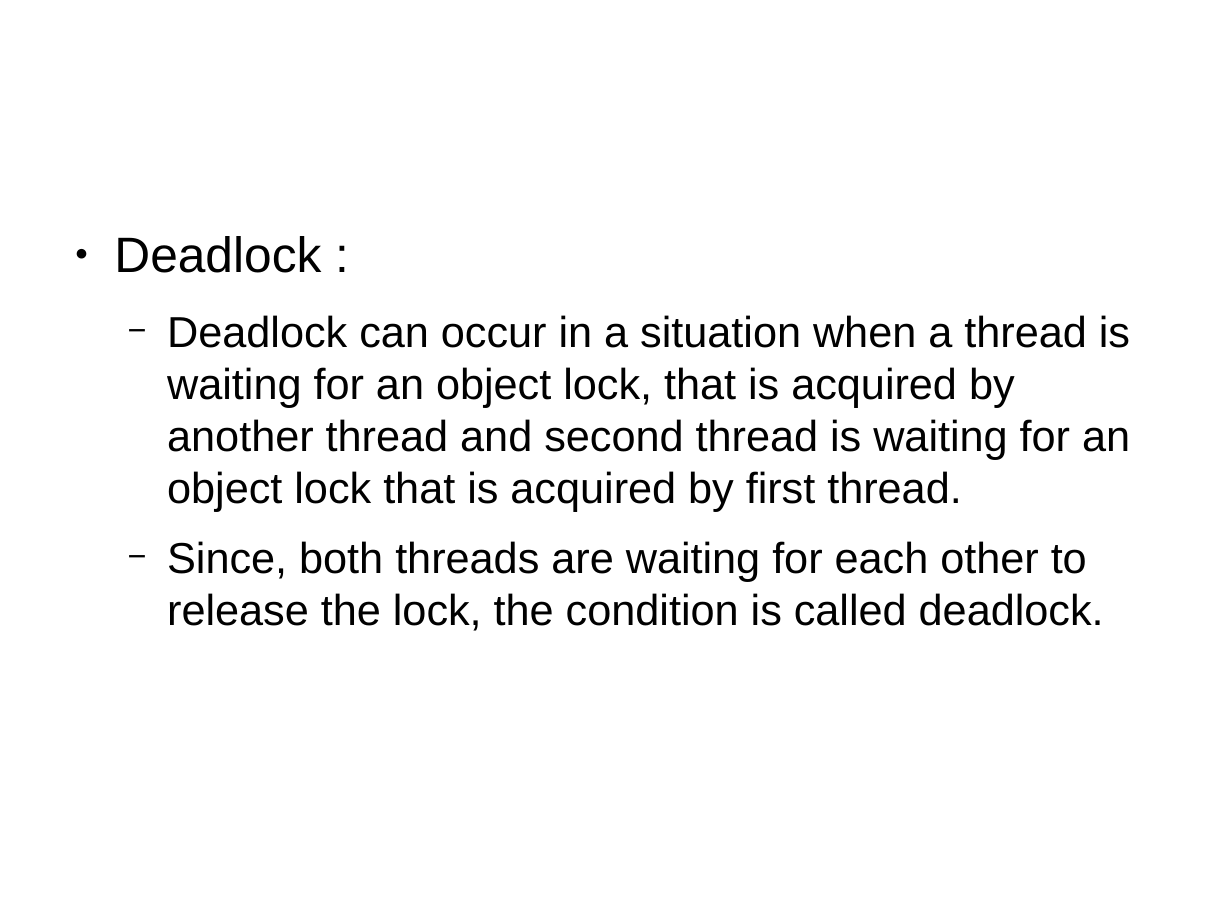
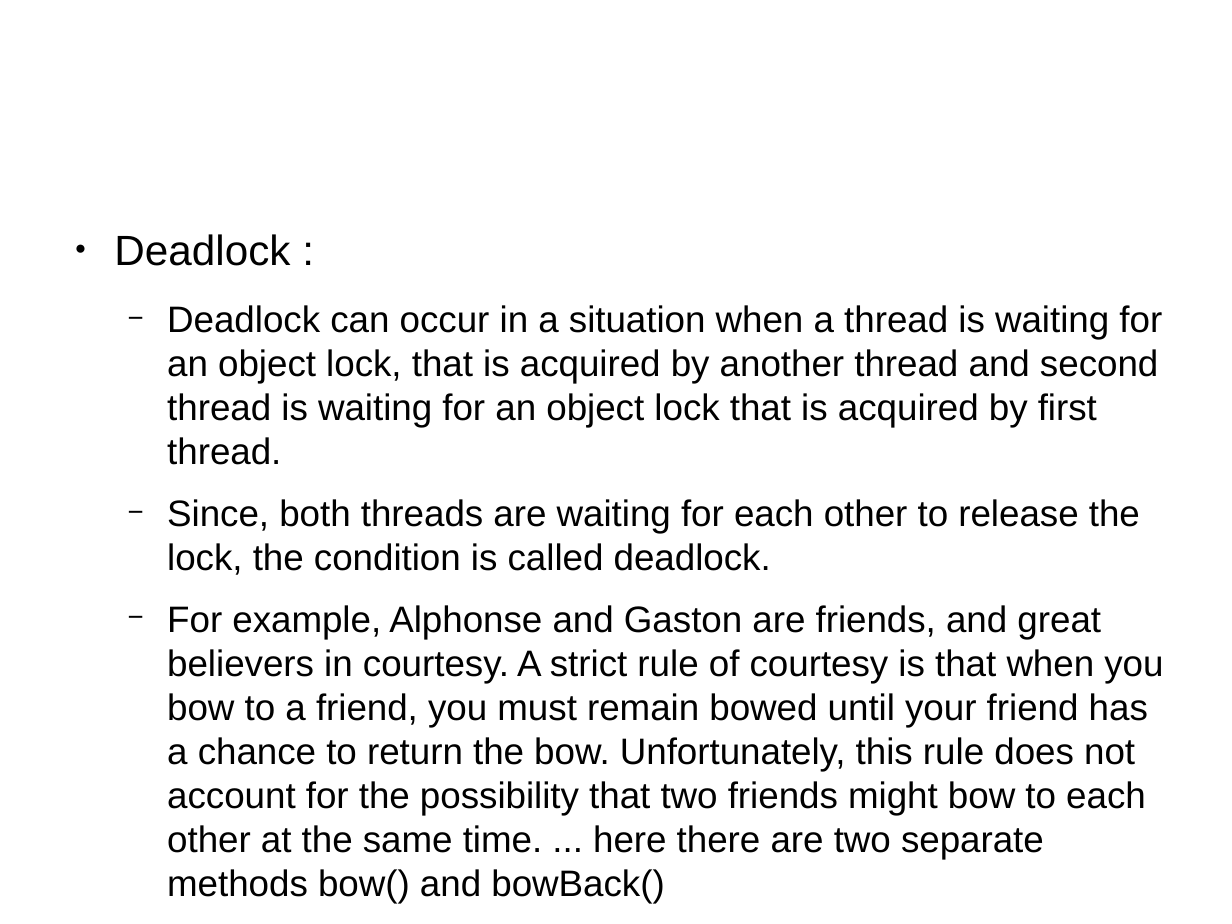
Before and after one commit to shikha-desai/Internship_PreWork, a slide deck: slide 17 of Java/Java_Notes.odp (slide 16 before the commit). Drawn at 1232x924 pixels with LibreOffice and Linux fonts; fonts in the diff are those of the drawing; background and template pictures are left out. Boxes give left, top, right and bottom in pixels: in the first picture for what was removed or moved away, otherwise in the second. Text is boxed around its words. In the diff, an @@ line names an element or a change of style, - is before the commit and + after.

```diff
--- a/Java/Java_Notes.odp
+++ b/Java/Java_Notes.odp
@@ text at <box>114,234,1162,575</box>: size 32 to 27.2 pt in "Deadlock :"; size 27.9 to 23.7 pt in "Deadlock can occur in a situation when ...", "Since, both threads are waiting for each ..." @@
@@ text at <box>167,605,1163,904</box>: paragraph added @@
+  − For example, Alphonse and Gaston are friends, and great believers in courtesy. A strict rule of courtesy is that when you bow to a friend, you must remain bowed until your friend has a chance to return the bow. Unfortunately, this rule does not account for the possibility that two friends might bow to each other at the same time. ... here there are two separate methods bow() and bowBack()
```
Also in this commit, not shown: 10 slides added, 2 other files.
